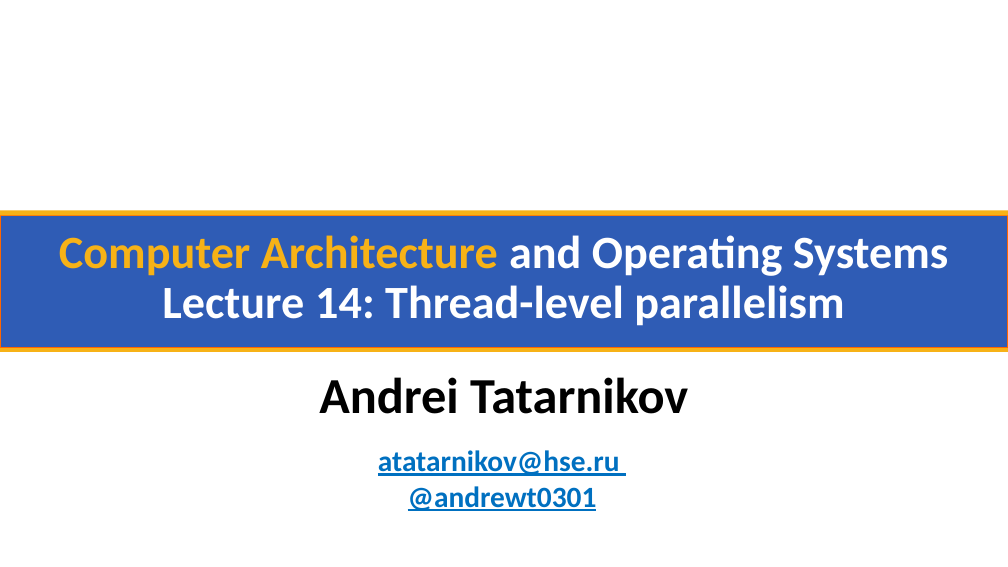
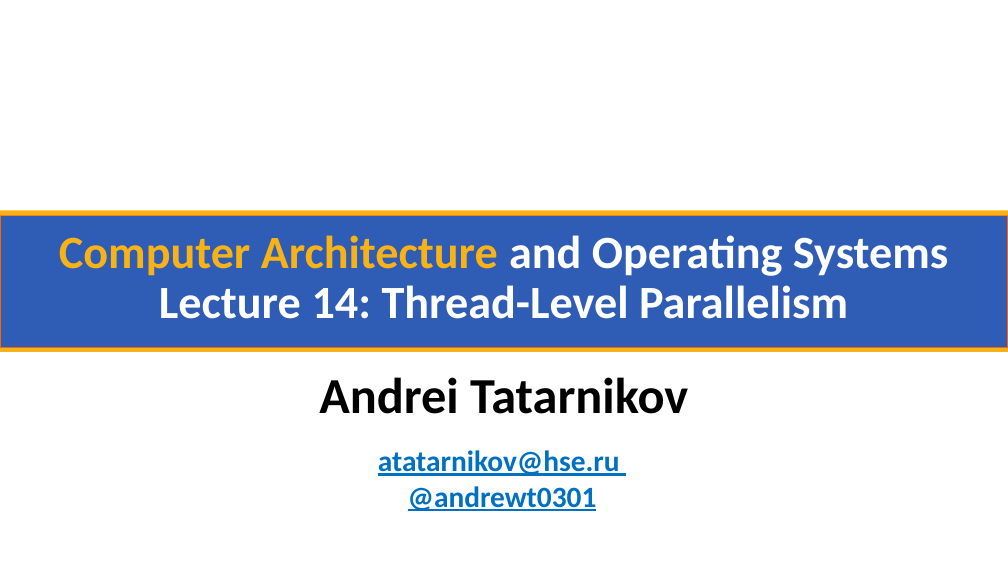
Before and after one commit to andrewt0301/hse-acos-course, a slide deck: slide 1 of docs/part1ca/14_TLP/CA_Lecture_14.pptx. Drawn at 1008x567 pixels with LibreOffice and Linux fonts; fonts in the diff are those of the drawing; background and template pictures are left out. Boxes give left, top, right and bottom in pixels: in the first picture for what was removed or moved away, otherwise in the second. Text is boxed around its words. In the diff, an @@ line names an element or a change of style, - is before the commit and + after.

```diff
--- a/docs/part1ca/14_TLP/CA_Lecture_14.pptx
+++ b/docs/part1ca/14_TLP/CA_Lecture_14.pptx
@@ title at (59,235,948,319): text changed @@
-Computer Architecture and Operating Systems
-Lecture 14: Thread-level parallelism
+Computer Architecture and Operating Systems
+Lecture 14: Thread-Level Parallelism
```
Also in this commit, not shown: 11 other slides changed, 3 slides added, 2 other files.
